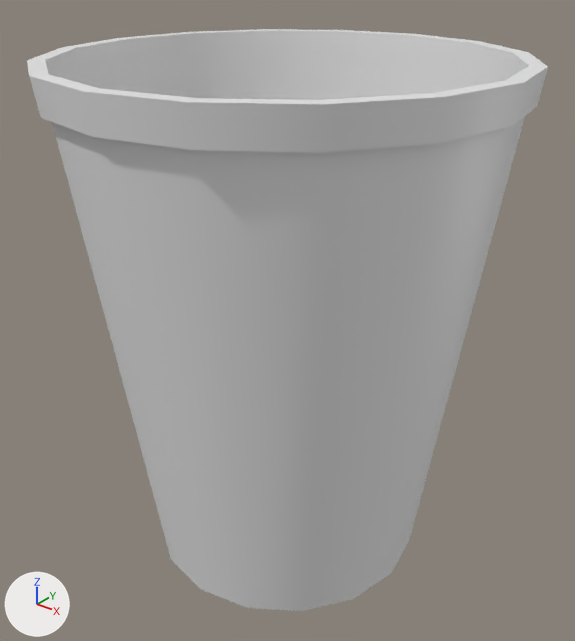
A saved change to the FBX model Assets/Models/Environment/Pencil Holder.fbx.
Rendered twice from a 50 mm lens placed at (0.1366, -0.1701, 0.1813), pointed at (0.0004, 0.0001, 0.0758). Lighting does not change. The marker at lower left points along +X, +Y and +Z. Where no turn or scale is listed for an object, it has been applied to the vertices.

Before the edit, the objects in view are built like this:
```python
mat_pencil_holder = principled_material('Pencil Holder')
mat_pencil_holder.base_color = (0.8, 0.8, 0.8)  # white #e7e7e7
me_cylinder_012 = bpy.data.meshes.new('Cylinder.012')
me_cylinder_012.from_pydata(...)  # 97 vertices, 96 faces; spans x -0.066..0.066, y -0.066..0.066, z 0.0..0.153
me_cylinder_012.materials.append(mat_pencil_holder)  # white #e7e7e7
ob_pencil_holder = bpy.data.objects.new('Pencil Holder', me_cylinder_012)
ob_pencil_holder.location = (0.0, 0.0, 0.0)
```
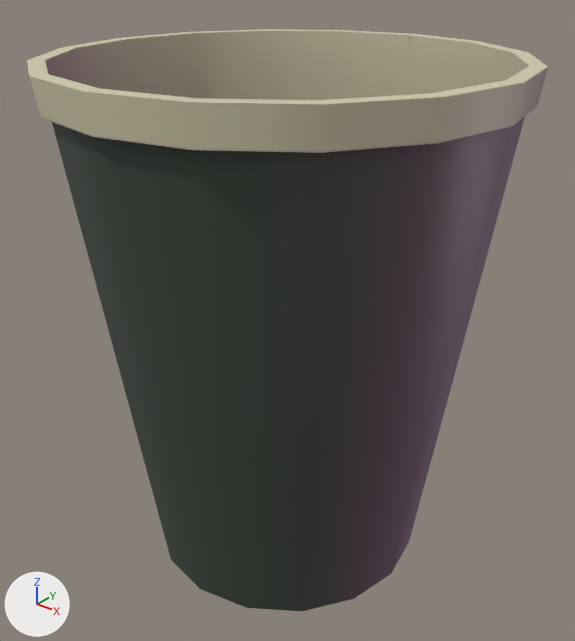
The newer file is also rescaled (x0.474) as a whole; pictures and numbers use the older file's frame.

Diff of the bpy script that builds the scene:
```diff
--- a/Assets/Models/Environment/Pencil Holder.fbx.py
+++ b/Assets/Models/Environment/Pencil Holder.fbx.py
@@ img_pencil_holder_pencil_holder_diffuse_png @@
+img_pencil_holder_pencil_holder_diffuse_png = load_image('Pencil Holder_Pencil Holder_Diffuse.png', 'Materials/Pencil Holder_Pencil Holder_Diffuse.png', 512, 512, 'sRGB')
@@ img_pencil_holder_pencil_holder_normal_png @@
+img_pencil_holder_pencil_holder_normal_png = load_image('Pencil Holder_Pencil Holder_Normal.png', 'Materials/Pencil Holder_Pencil Holder_Normal.png', 512, 512, 'Non-Color')
@@ mat_pencil_holder @@
 n0 = _N.new('ShaderNodeBsdfPrincipled'); n0.name = 'Principled BSDF'
 n1 = _N.new('ShaderNodeOutputMaterial'); n1.name = 'Material Output'
+n2 = _N.new('ShaderNodeTexImage'); n2.name = 'Image Texture'
+n2.image = img_pencil_holder_pencil_holder_diffuse_png
+n3 = _N.new('ShaderNodeTexImage'); n3.name = 'Image Texture.001'
+n3.image = img_pencil_holder_pencil_holder_normal_png
+n4 = _N.new('ShaderNodeNormalMap'); n4.name = 'Normal Map'
 _L.new(n0.outputs[0], n1.inputs[0])  # 'BSDF' to 'Surface'
+_L.new(n2.outputs[0], n0.inputs[0])  # 'Color' to 'Base Color'
+_L.new(n3.outputs[0], n4.inputs[1])  # 'Color' to 'Color'
+_L.new(n4.outputs[0], n0.inputs[5])  # 'Normal' to 'Normal'
```

Changed parts and their boxes [x1, y1, x2, y2] in the pictures (575 x 641 px):
'Pencil Holder', surface changed (grey to black): [27, 29, 548, 611] in both
